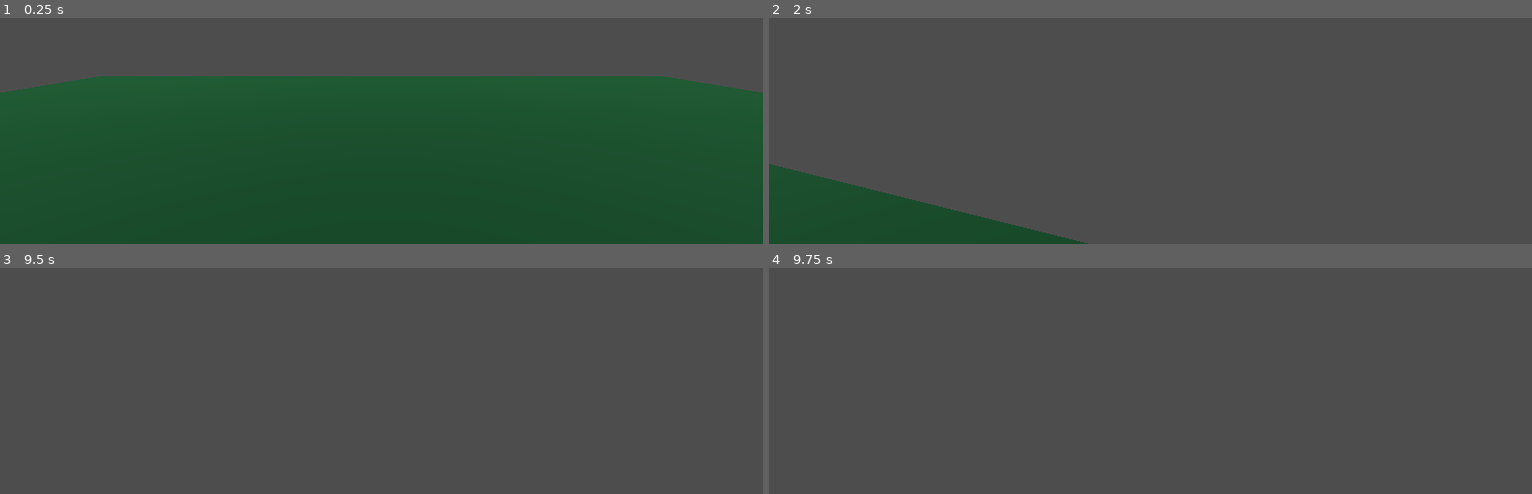
Above: before the commit, frames 1-4 (two rows, left to right).
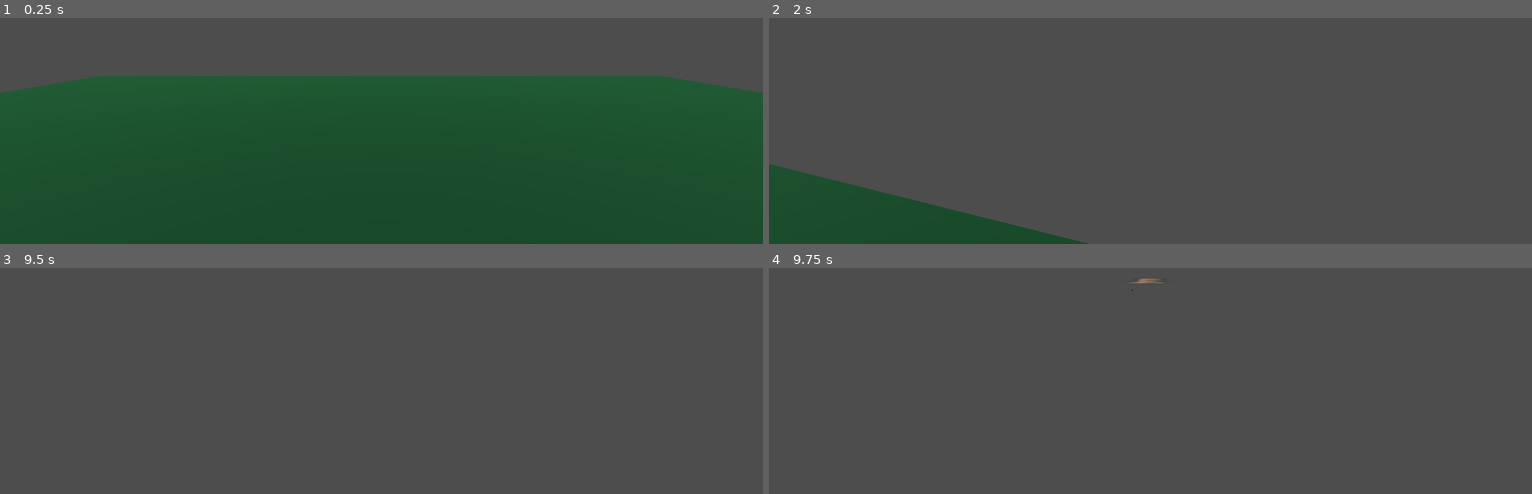
Above: after the commit, the same moments.

Repository: Weetson/careless-whisper
Game: Godot game, scene res://Scenes/root.tscn
The game is run twice, just before and just after one commit, with the same random seed, the same clock (stepped at 60 frames per second) and the same inputs. Sound files missing from this copy of the repository are replaced by a short silence.
Inputs (mouse positions are in pixels of both pictures, inside the frame that each line leads up to):
- Up to frame 1 (0.25 s): no input
- Up to frame 2 (2 s): tap Enter (ui_accept) at 0.5, 0.77, 1.52 s; move the mouse to (1188, 29) at 0.52 s; hold W (ui_up) from 0.53 s (still down); move the mouse to (1112, 31) at 1.27 s
- Up to frame 3 (9.5 s): move the mouse to (396, 272) at 2.02 s; tap Enter (ui_accept) at 2.75, 3.02, 3.5, 3.77, 4.25, 4.52, 5, 5.75, 6.02, 6.77, 7.52, 9.02 s; move the mouse to (373, 286) at 2.77 s; move the mouse to (434, 286) at 3.52 s; move the mouse to (320, 274) at 4.27 s; move the mouse to (389, 279) at 5.02 s; move the mouse to (350, 270) at 5.77 s; release W (ui_up) at 5.78 s; hold D (ui_right) 5.78-6.53 s; move the mouse to (419, 279) at 6.52 s; hold W (ui_up) 6.53-8.78 s; move the mouse to (343, 281) at 7.27 s; move the mouse to (396, 272) at 8.02 s; move the mouse to (373, 286) at 8.77 s; hold A (ui_left) from 8.78 s (still down)
- Up to frame 4 (9.75 s): move the mouse to (1203, 286) at 9.52 s; release A (ui_left) at 9.53 s; hold W (ui_up) from 9.53 s (still down)

Frames 1-3 are identical in both runs. In frame 4, less than 0.1% of the frame differs, in the area x 47-52%, y 4-11%.

Commit message:
enemy rotation added to camera

Diff:
--- a/Scenes/root.tscn
+++ b/Scenes/root.tscn
@@ -44,17 +44,18 @@
 light_color = Color(0.943119, 0.967502, 0.999898, 1)
 shadow_enabled = true
 
-[node name="PlayerNode" type="Node3D" parent="."]
-script = ExtResource("1_otjo4")
-
-[node name="player" type="CharacterBody3D" parent="PlayerNode"]
+[node name="player" type="CharacterBody3D" parent="."]
 transform = Transform3D(0.7, 0, 0, 0, 1, 0, 0, 0, 0.7, 0, 1, 0)
 script = ExtResource("1_wxqqr")
 
-[node name="CollisionShape3D" type="CollisionShape3D" parent="PlayerNode/player"]
+[node name="CollisionShape3D" type="CollisionShape3D" parent="player"]
 shape = SubResource("CapsuleShape3D_yysle")
 
-[node name="camerapoint" type="Node3D" parent="PlayerNode/player"]
+[node name="camerapoint" type="Node3D" parent="player"]
 transform = Transform3D(1, 0, 0, 0, 1, 0, 0, 0, 1, 0, 0.65, 0)
 
-[node name="camera" type="Camera3D" parent="PlayerNode/player/camerapoint"]
+[node name="camera" type="Camera3D" parent="player/camerapoint"]
+
+[node name="PlayerNode" type="Node3D" parent="player"]
+transform = Transform3D(1.42857, 0, 0, 0, 1, 0, 0, 0, 1.42857, 0, -1, 0)
+script = ExtResource("1_otjo4")
--- a/Scripts/player.gd
+++ b/Scripts/player.gd
@@ -40,6 +40,12 @@
 
 	move_and_slide()
 
+func _process(delta: float) -> void:
+	if get_parent().get_node("enemygoida") != null:
+		var enemy = get_parent().get_node("enemygoida")
+		look_at(enemy.global_transform.origin)
+		print('ok')
+
 # Camera movement
 func _input(event):
 	if event is InputEventMouseMotion:
--- a/Scripts/player_node.gd
+++ b/Scripts/player_node.gd
@@ -1,10 +1,10 @@
 extends Node3D
 
 var last_rotation = Vector3(0, 0, 0)
-var chance_to_spawn : float = 1  # Шанс появления (10%)
+var chance_to_spawn : float = 0.1  # Шанс появления (10%)
 var angle_for_spawn : float = 3.14 / 10
 var enemy_spawned = false
-var enemy
+var enemy : Node3D = null
 var tween : Tween = null
 
 const DISTANCE_TO_PLAYER = 1.2
@@ -16,9 +16,8 @@
 
 # Called every frame. 'delta' is the elapsed time since the previous frame.
 func _process(delta: float) -> void:
-	var rotation_difference = ($player.global_transform.basis.get_euler() - last_rotation).length()
-	last_rotation = $player.global_transform.basis.get_euler()
-
+	var rotation_difference = (global_transform.basis.get_euler() - last_rotation).length()
+	last_rotation = global_transform.basis.get_euler()
 
 	# Spawn enemy if have right angle
 	if rotation_difference > angle_for_spawn and randf() < chance_to_spawn and not enemy_spawned:
@@ -26,7 +25,12 @@
 		enemy_spawned = true
 
 		# camera rotation
-		lerp_rotate_camera(ROT_CAMERA_SPEED, delta)
+		#lerp_rotate_camera(ROT_CAMERA_SPEED, delta)
+
+	if enemy:
+		enemy.look_at(global_transform.origin, Vector3(0, 1, 0))
+		enemy.rotation.x = 0
+		enemy.rotation.z = 0
 
 func spawn_enemy():
 	# Enemy scene load
@@ -34,10 +38,10 @@
 	enemy = enemy_scene.instantiate()
 
 	# Добавляем врага в ту же сцену, где находится игрок
-	get_parent().add_child(enemy)
+	get_parent().get_parent().add_child(enemy)
 
 	# Позиция врага перед игроком
-	enemy.global_transform.origin = $player.global_transform.origin + global_transform.basis.z.normalized() * DISTANCE_TO_PLAYER
+	enemy.global_transform.origin = global_transform.origin + global_transform.basis.z.normalized() * DISTANCE_TO_PLAYER
 
 	# Воспроизводим звук врага
 	var sound = enemy.get_node("ohlob/sound")
@@ -46,15 +50,19 @@
 		sound.play()
 		sound.connect("finished", Callable(self, "_on_sound_finished"))
 
+	#get_parent().look_at(enemy.global_transform.origin, Vector3(0, 1, 0))
+
 func _on_sound_finished():
 	enemy_spawned = false
-	get_parent().remove_child(enemy)
+	get_parent().get_parent().remove_child(enemy)
+	enemy.queue_free()
+	enemy = null
 
 # fucntion with lerp
 func lerp_rotate_camera(speed, delta):
 	var enemy_position = enemy.global_transform.origin
-	var camera_position = $player.global_transform.origin
-	var camera_angle = $player.global_transform.basis.get_euler()
+	var camera_position = global_transform.origin
+	var camera_angle = global_transform.basis.get_euler()
 	Basis()
 	print("enemy_position - ", enemy_position)
 	print("camera_position - ", camera_position)
